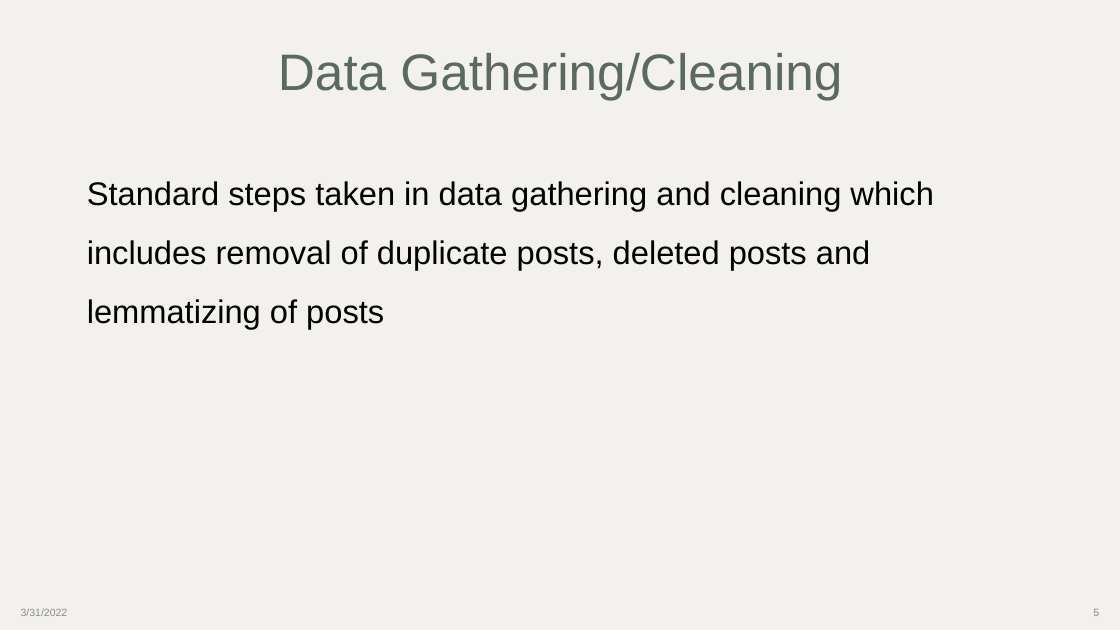
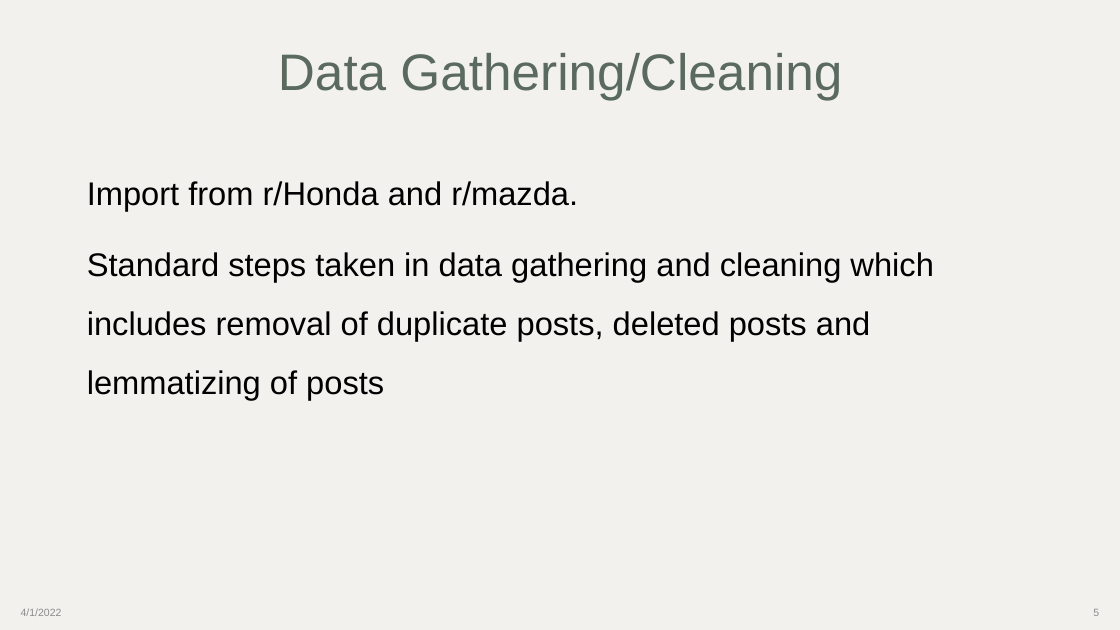
Before and after one commit to yyuetmeng/GA-Project, a slide deck: slide 5 of Project 3- SubReddit Classification/Analysis of Honda Post versus.pptx. Drawn at 1120x630 pixels with LibreOffice and Linux fonts; fonts in the diff are those of the drawing. Boxes give left, top, right and bottom in pixels: in the first picture for what was removed or moved away, otherwise in the second. Text is boxed around its words. In the diff, an @@ line names an element or a change of style, - is before the commit and + after.

```diff
--- a/Project 3- SubReddit Classification/Analysis of Honda Post versus.pptx
+++ b/Project 3- SubReddit Classification/Analysis of Honda Post versus.pptx
@@ text at (87,181,578,211): paragraph added @@
+Import from r/Honda and r/mazda.
@@ text at (21,608,62,616): text changed @@
-3/31/2022
+4/1/2022
```
Also in this commit, not shown: 14 other slides changed, 14 other files.
